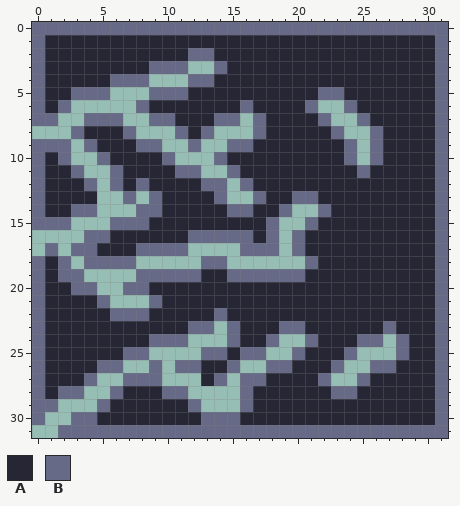
One commit to this pixel-art sprite: Assets/Sprites/WallOnDestroyLvl2.png. That is the earlier state.
The file is 32x32 pixels.
Palette (. is transparent): A #272635  B #666a86
Pixels before, first column x 0:
 0 BBBBBBBBBBBBBBBBBBBBBBBBBBBBBBBB
 1 BAAAAAAAAAAAAAAAAAAAAAAAAAAAAAAB
 2 BAAAAAAAAAAABBAAAAAAAAAAAAAAAAAB
 3 BAAAAAAAABBB..BAAAAAAAAAAAAAAAAB
 4 BAAAAABBB...BBAAAAAAAAAAAAAAAAAB
 5 BAABBB...BBBAAAAAAAAAABBAAAAAAAB
 6 BAB.....BAAAAAAABAAAAB..BAAAAAAB
 7 BB..BBB..BBAAABB.BAAAAB..BAAAAAB
 8 ...BAAAB...BAB...BAAAAAB..BAAAAB
 9 BBB.BAAABB..B..BBAAAAAAAB.BAAAAB
10 BAB..BAAAAB...BAAAAAAAAAB.BAAAAB
11 BAAB..BAAAABB..BAAAAAAAAABAAAAAB
12 BAAAB.BABAAAABB.BAAAAAAAAAAAAAAB
13 BAAAA..B.BAAAAB..BAABBAAAAAAAAAB
14 BAABB...BBAAAAABBAAB..BAAAAAAAAB
15 BBB...BBBAAAAAAAAAB..BAAAAAAAAAB
16 ....BBAAAAAABBBBBAB.BAAAAAAAAAAB
17 .B.BBAAABBBB....BBB.BAAAAAAAAAAB
18 BAB.BBBB.....BB......BAAAAAAAAAB
19 BABB....BBBBBAABBBBBBAAAAAAAAAAB
20 BAABB..BBAAAAAAAAAAAAAAAAAAAAAAB
21 BAAAAB...BAAAAAAAAAAAAAAAAAAAAAB
22 BAAAAABBBAAAAABAAAAAAAAAAAAAAAAB
23 BAAAAAAAAAAABB.BAAABBAAAAAABAAAB
24 BAAAAAAAABBB...BAAB..BAAABB.BAAB
25 BAAAAAABB....BBABB..BAAAB...BAAB
26 BAAAABB..B.BBAAB..BBAAAB..BBAAAB
27 BAAAB..BBB...AB.BBAAAAB..BAAAAAB
28 BABB..BAAABB....BAAAAAABBAAAAAAB
29 BB...BAAAAAAB...BAAAAAAAAAAAAAAB
30 B..BBAAAAAAAABBBAAAAAAAAAAAAAAAB
31 ..BBBBBBBBBBBBBBBBBBBBBBBBBBBBBB
After:
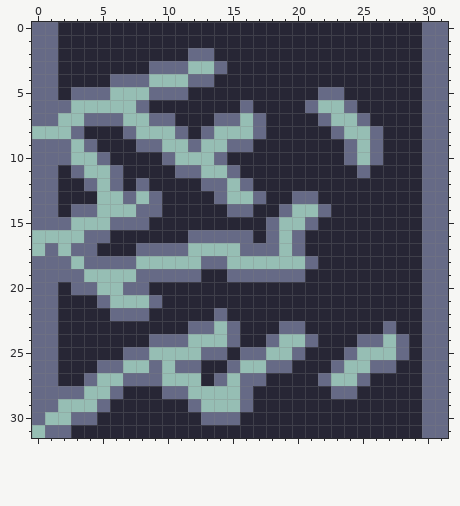
From old to new:
{"y":0,"x":2,"old":"BBBBBBBBBBBBBBBBBBBBBBBBBBBB","new":"AAAAAAAAAAAAAAAAAAAAAAAAAAAA"}
{"y":1,"x":1,"old":"A","new":"B"}
{"y":1,"x":30,"old":"A","new":"B"}
{"y":2,"x":1,"old":"A","new":"B"}
{"y":2,"x":30,"old":"A","new":"B"}
{"y":3,"x":1,"old":"A","new":"B"}
{"y":3,"x":30,"old":"A","new":"B"}
{"y":4,"x":1,"old":"A","new":"B"}
{"y":4,"x":30,"old":"A","new":"B"}
{"y":5,"x":1,"old":"A","new":"B"}
{"y":5,"x":30,"old":"A","new":"B"}
{"y":6,"x":1,"old":"A","new":"B"}
{"y":6,"x":30,"old":"A","new":"B"}
{"y":7,"x":30,"old":"A","new":"B"}
{"y":8,"x":30,"old":"A","new":"B"}
{"y":9,"x":30,"old":"A","new":"B"}
{"y":10,"x":1,"old":"A","new":"B"}
{"y":10,"x":30,"old":"A","new":"B"}
{"y":11,"x":1,"old":"A","new":"B"}
{"y":11,"x":30,"old":"A","new":"B"}
{"y":12,"x":1,"old":"A","new":"B"}
{"y":12,"x":30,"old":"A","new":"B"}
{"y":13,"x":1,"old":"A","new":"B"}
{"y":13,"x":30,"old":"A","new":"B"}
{"y":14,"x":1,"old":"A","new":"B"}
{"y":14,"x":30,"old":"A","new":"B"}
{"y":15,"x":30,"old":"A","new":"B"}
{"y":16,"x":30,"old":"A","new":"B"}
{"y":17,"x":30,"old":"A","new":"B"}
{"y":18,"x":1,"old":"A","new":"B"}
{"y":18,"x":30,"old":"A","new":"B"}
{"y":19,"x":1,"old":"A","new":"B"}
{"y":19,"x":30,"old":"A","new":"B"}
{"y":20,"x":1,"old":"A","new":"B"}
{"y":20,"x":30,"old":"A","new":"B"}
{"y":21,"x":1,"old":"A","new":"B"}
{"y":21,"x":30,"old":"A","new":"B"}
{"y":22,"x":1,"old":"A","new":"B"}
{"y":22,"x":30,"old":"A","new":"B"}
{"y":23,"x":1,"old":"A","new":"B"}
{"y":23,"x":30,"old":"A","new":"B"}
{"y":24,"x":1,"old":"A","new":"B"}
{"y":24,"x":30,"old":"A","new":"B"}
{"y":25,"x":1,"old":"A","new":"B"}
{"y":25,"x":30,"old":"A","new":"B"}
{"y":26,"x":1,"old":"A","new":"B"}
{"y":26,"x":30,"old":"A","new":"B"}
{"y":27,"x":1,"old":"A","new":"B"}
{"y":27,"x":30,"old":"A","new":"B"}
{"y":28,"x":1,"old":"A","new":"B"}
{"y":28,"x":30,"old":"A","new":"B"}
{"y":29,"x":30,"old":"A","new":"B"}
{"y":30,"x":30,"old":"A","new":"B"}
{"y":31,"x":1,"old":".","new":"B"}
{"y":31,"x":3,"old":"BBBBBBBBBBBBBBBBBBBBBBBBBBB","new":"AAAAAAAAAAAAAAAAAAAAAAAAAAA"}
